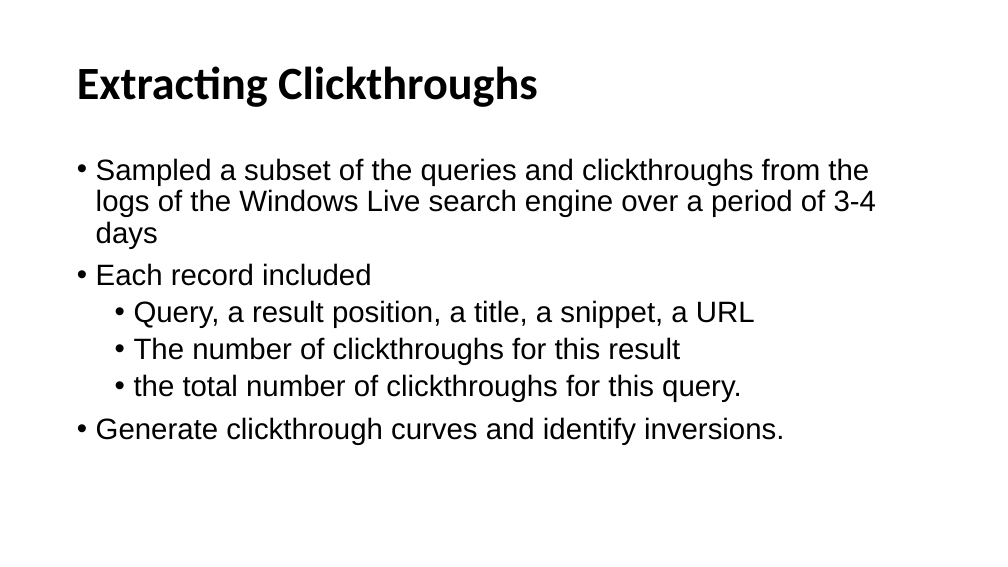
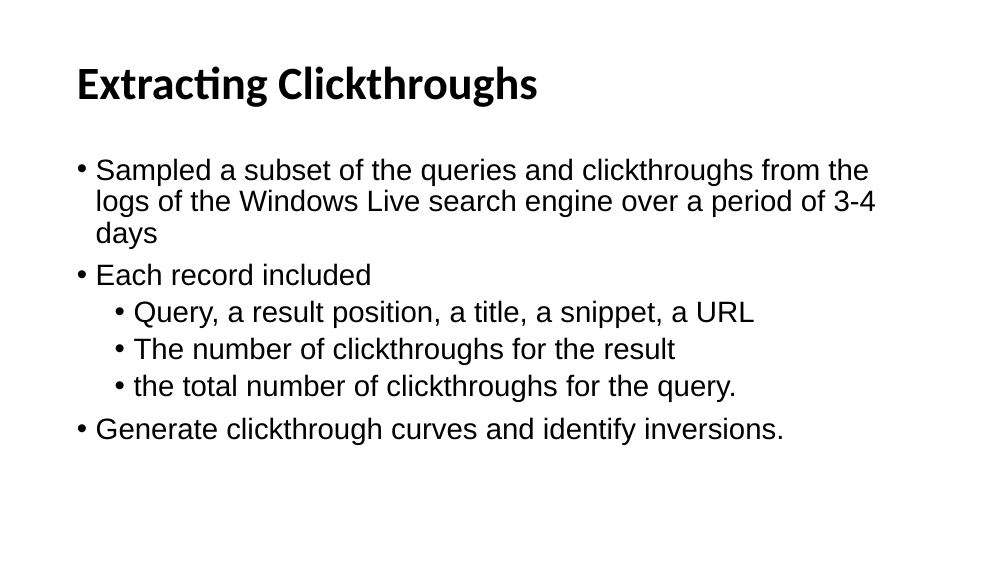
Before and after one commit to Hrishi29/cs834-f17, a slide deck: slide 6 of assignments/Presentation 3.pptx. Drawn at 1008x567 pixels with LibreOffice and Linux fonts; fonts in the diff are those of the drawing. Boxes give left, top, right and bottom in pixels: in the first picture for what was removed or moved away, otherwise in the second. Text is boxed around its words. In the diff, an @@ line names an element or a change of style, - is before the commit and + after.

Commit message:
new

```diff
--- a/assignments/Presentation 3.pptx
+++ b/assignments/Presentation 3.pptx
@@ text at box(134, 337, 736, 402): text changed @@
-  • The number of clickthroughs for this result
-  • the total number of clickthroughs for this query.
+  • The number of clickthroughs for the result
+  • the total number of clickthroughs for the query.
```
